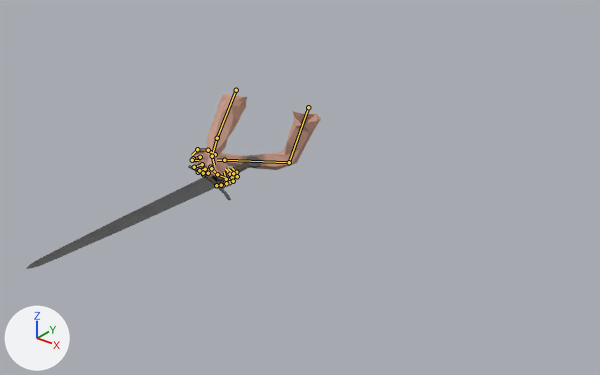
The Blender file ScoopsField/res/items/kings_sword/kings_sword.blend: old version first, new version second.
Both versions are drawn from a 50 mm camera at (2.07, -2.48, 1.0) aimed at (0.46, -0.47, -0.24). The axes (+X, +Y, +Z) are drawn at lower left. The lights are the same throughout. The first picture is the older version. Both versions are drawn at frame 14 of the action 'attack1'; the numbers are the values there. The bones that change, and the others that lie on the model, are drawn over the model as lines.

Objects in the first picture: 'Cylinder', 'Viewmodel'.
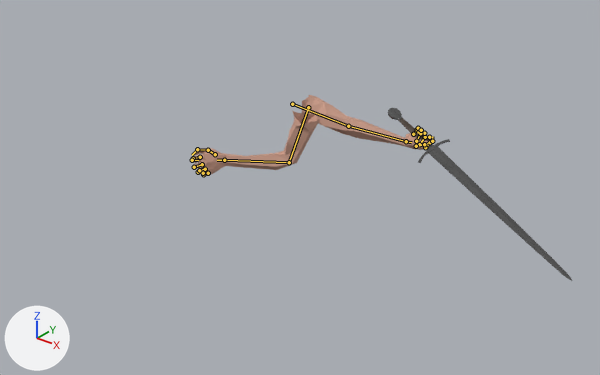
Pixel boxes [x1, y1, x2, y2] of what changed, in the pictures (600 x 375 px):
'Viewmodel', posed (87% wider, 13% shorter): before [192, 94, 321, 187]; after [192, 95, 434, 176]
'Cylinder', posed (22% narrower, 53% taller): before [26, 156, 261, 269]; after [388, 108, 572, 281]

What changed in the scene script:
```text
Change bone_weapon_r:
    where bone_weapon_r = bpy.data.objects['Skeleton'].pose.bones['weapon_r']  # child of 'root'
    bone_weapon_r.location: (0.213, -0.227, 0.559) -> (0.485, -0.269, -0.252)
    bone_weapon_r.rotation_quaternion: (0.58, 0.576, 0.403, 0.412) -> (-0.049, 0.865, 0.494, 0.076)  # degrees (89, 0, 70) -> degrees (-179, -10, 59)
```
